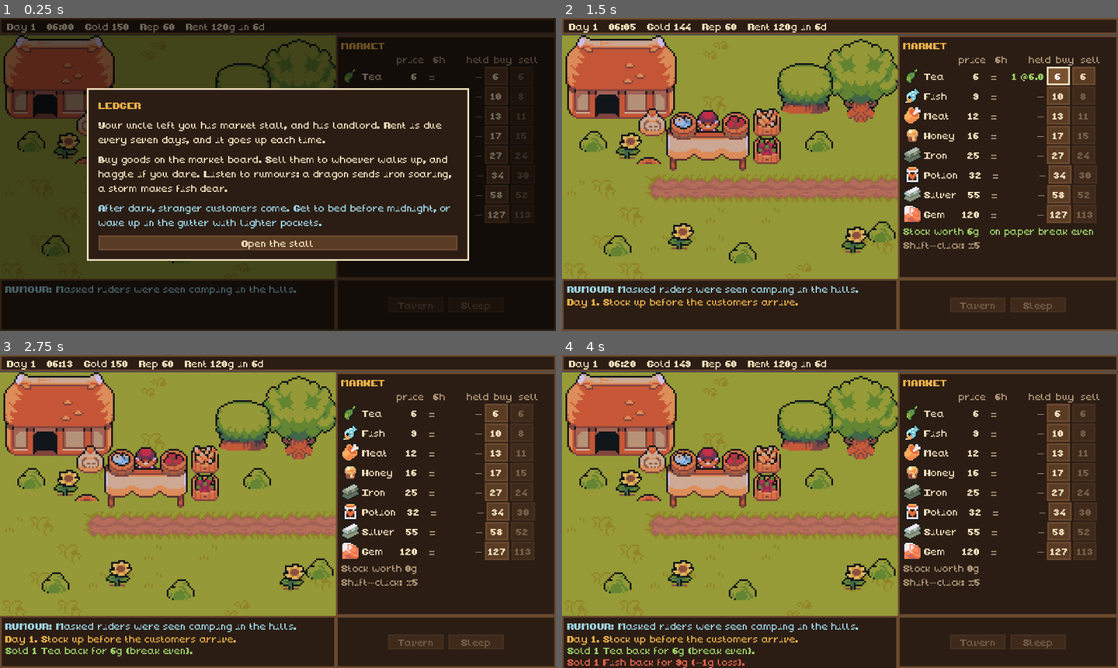
Above: before the commit, frames 1-4 (two rows, left to right).
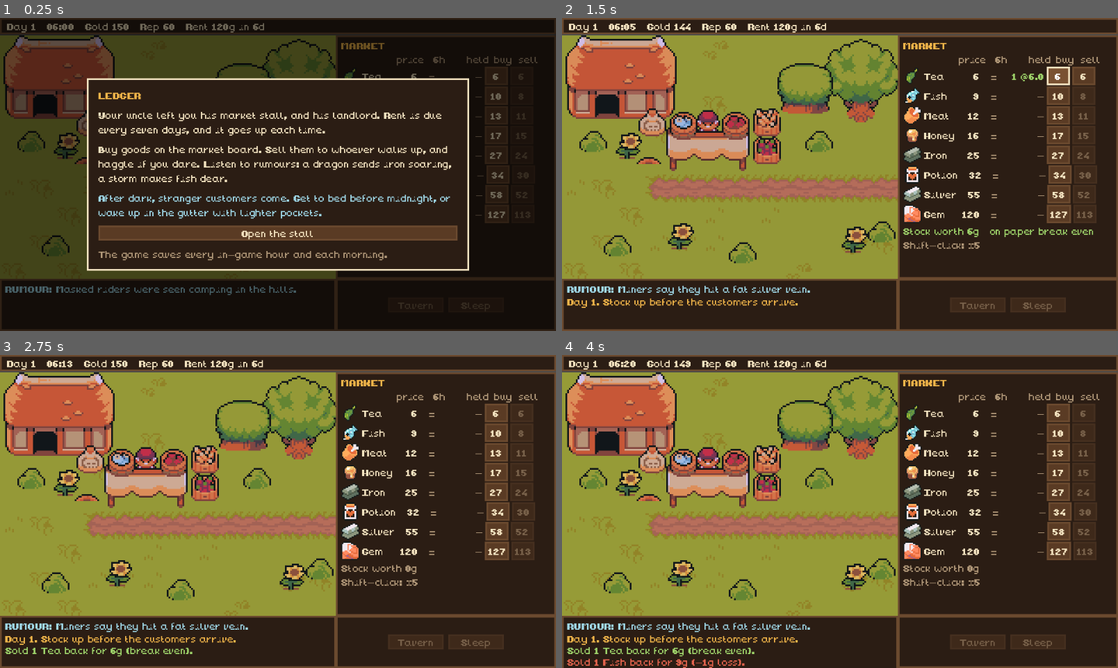
Above: after the commit, the same moments.

Repository: meegol/ledger
Game: Godot game, scene res://scenes/main.tscn
Two runs of this game, one before a commit and one after it. Both use one fixed random seed, a clock stepped at 60 frames per second and the inputs below.
Inputs:
- Up to frame 1 (0.25 s): no input
- Up to frame 2 (1.5 s): click "Open the stall" at 0.5 s; click "6" at 1.25 s
- Up to frame 3 (2.75 s): click "6" at 2 s
- Up to frame 4 (4 s): click "10" at 2.75 s; click "9" at 3.5 s

The runs differ from the first frame. In frame 1, 15% of the frame differs, in the area x 15-85%, y 19-81%; in frame 2, 0.4%; in frame 3, 0.4%; in frame 4, 0.4%.

Commit message:
feat: autosave and continue from the title screen

Diff:
--- a/scripts/core/game.gd
+++ b/scripts/core/game.gd
@@ -29,6 +29,7 @@
 const RANDOM_RAID_CHANCE := 0.07
 const MOB_REP := 30
 const PASS_OUT_LOSS := 0.25
+const SAVE_VERSION := 1
 
 var rng := RandomNumberGenerator.new()
 var market: Market
@@ -54,6 +55,8 @@
 var over := false
 
 var today := {} ## Running totals for the day summary.
+var autosave := false ## Set by the stall scene; tests leave it off.
+var save_path := "user://save.json"
 var _clock_accum := 0.0
 
 
@@ -130,6 +133,8 @@
 		mob_done_today = true
 		mob_arrived.emit()
 	hour_passed.emit(hour)
+	if autosave and running:
+		save_game()
 
 
 func clock_text() -> String:
@@ -545,3 +550,76 @@
 
 func days_to_rent() -> int:
 	return rent_day - day
+
+
+# --- Saving -------------------------------------------------------------------
+
+func has_save() -> bool:
+	return FileAccess.file_exists(save_path)
+
+
+func save_game() -> void:
+	var data := {
+		"v": SAVE_VERSION, "day": day, "minute": minute, "gold": gold, "ghost_gold": ghost_gold,
+		"rep": rep, "stock": stock, "avg_cost": avg_cost, "event_today": event_today,
+		"rumour_tomorrow": rumour_tomorrow, "raid_tonight": raid_tonight,
+		"wolf_friend": wolf_friend, "mob_done_today": mob_done_today,
+		"warned_today": warned_today, "rent": rent, "rent_day": rent_day, "today": today,
+		"price": market.price, "history": market.history,
+		# 64-bit states don't survive JSON numbers, so they travel as strings.
+		"rng": str(rng.state), "market_rng": str(market.rng.state),
+	}
+	var f := FileAccess.open(save_path, FileAccess.WRITE)
+	if f:
+		f.store_string(JSON.stringify(data))
+
+
+## Day and gold of the saved run, for the continue button. {} if none.
+func save_summary() -> Dictionary:
+	var data := _read_save()
+	return {} if data.is_empty() else {"day": int(data["day"]), "gold": int(data["gold"])}
+
+
+func load_game() -> bool:
+	var data := _read_save()
+	if data.is_empty():
+		return false
+	new_game()
+	day = int(data["day"])
+	minute = int(data["minute"])
+	gold = int(data["gold"])
+	ghost_gold = int(data["ghost_gold"])
+	rep = int(data["rep"])
+	for id in Goods.ids():
+		stock[id] = int(data["stock"].get(id, 0))
+		avg_cost[id] = float(data["avg_cost"].get(id, 0.0))
+		market.price[id] = float(data["price"].get(id, market.price[id]))
+		market.history[id] = data["history"].get(id, [market.price[id]])
+	event_today = data["event_today"]
+	market.event_id = event_today
+	rumour_tomorrow = data["rumour_tomorrow"]
+	raid_tonight = data["raid_tonight"]
+	wolf_friend = data["wolf_friend"]
+	mob_done_today = data["mob_done_today"]
+	warned_today = data["warned_today"]
+	rent = int(data["rent"])
+	rent_day = int(data["rent_day"])
+	today = data["today"]
+	rng.state = String(data["rng"]).to_int()
+	market.rng.state = String(data["market_rng"]).to_int()
+	changed.emit()
+	return true
+
+
+func delete_save() -> void:
+	if has_save():
+		DirAccess.remove_absolute(save_path)
+
+
+func _read_save() -> Dictionary:
+	if not has_save():
+		return {}
+	var parsed: Variant = JSON.parse_string(FileAccess.get_file_as_string(save_path))
+	if not parsed is Dictionary or parsed.get("v", 0) != SAVE_VERSION:
+		return {}
+	return parsed
--- a/scripts/main.gd
+++ b/scripts/main.gd
@@ -35,6 +35,7 @@
 
 func _ready() -> void:
 	_rng.randomize()
+	Game.autosave = true
 	add_child(sky)
 	town = Town.new()
 	town.position = Vector2(0, 30)
@@ -236,6 +237,10 @@
 		Game.wolf_friend = false
 		await _fade(true)
 	var report := Game.start_next_day(collapsed)
+	if Game.over:
+		Game.delete_save()
+	elif Game.autosave:
+		Game.save_game()
 	_show_report(report, night, raid_line)
 	await _fade(false)
 
@@ -526,10 +531,19 @@
 	v.add_child(Style.wrap("Your uncle left you his market stall, and his landlord. Rent is due every seven days, and it goes up each time."))
 	v.add_child(Style.wrap("Buy goods on the market board. Sell them to whoever walks up, and haggle if you dare. Listen to rumours: a dragon sends iron soaring, a storm makes fish dear."))
 	v.add_child(Style.wrap("After dark, stranger customers come. Get to bed before midnight, or wake up in the gutter with lighter pockets.", Style.GHOST))
-	v.add_child(Style.button("Open the stall", func():
+	var saved := Game.save_summary()
+	if not saved.is_empty():
+		v.add_child(Style.button("Continue: day %d, %dg" % [saved["day"], saved["gold"]], func():
+			holder.queue_free()
+			Game.load_game()
+			_say("Welcome back. Day %d, %s." % [Game.day, Game.clock_text()], "warn")
+			_start_day()))
+	v.add_child(Style.button("New game" if not saved.is_empty() else "Open the stall", func():
 		holder.queue_free()
+		Game.new_game()
 		_say("Day 1. Stock up before the customers arrive.", "warn")
 		_start_day()))
+	v.add_child(Style.label("The game saves every in-game hour and each morning.", Style.DIM))
 
 
 # --- Debug -------------------------------------------------------------------------
@@ -540,6 +554,7 @@
 	for a in OS.get_cmdline_user_args():
 		if a.begins_with("--ledger="):
 			jump = a.get_slice("=", 1)
+			Game.autosave = false # Don't let test jumps clobber a real save.
 	match jump:
 		"":
 			_show_intro()
--- a/tests/run_tests.gd
+++ b/tests/run_tests.gd
@@ -25,6 +25,7 @@
 		"test_raid_steals_capped_by_purse",
 		"test_customers_only_ask_for_stock",
 		"test_profit_and_average_helpers",
+		"test_save_round_trip",
 		"test_all_visitor_and_good_art_exists",
 	]:
 		call(t)
@@ -223,3 +224,35 @@
 	_check(is_equal_approx(g.avg_after_buying("iron"), (40.0 + ask) / 3.0), "average after buying one more")
 	_check(g.pl_text(12) == "+12g profit" and g.pl_text(-3) == "-3g loss" and g.pl_text(0.2) == "break even", "pl wording")
 	g.free()
+
+
+func test_save_round_trip() -> void:
+	var g := _game(5)
+	g.save_path = "user://test_save.json"
+	g.gold = 321
+	g.day = 9
+	g.minute = 14 * 60
+	g.stock["gem"] = 3
+	g.avg_cost["gem"] = 111.5
+	g.rep = 44
+	g.wolf_friend = true
+	g.rent = 168
+	g.rent_day = 14
+	g.market.price["gem"] = 150.25
+	g.rumour_tomorrow = "dragon"
+	g.save_game()
+	var next_roll: int = g.rng.randi()
+	var next_market_roll: int = g.market.rng.randi()
+	var h := _game(99)
+	h.save_path = g.save_path
+	_check(h.save_summary() == {"day": 9, "gold": 321}, "summary reads day and gold")
+	_check(h.load_game(), "load succeeds")
+	_check(h.gold == 321 and h.day == 9 and h.minute == 14 * 60 and h.rep == 44, "basic state restored")
+	_check(h.stock["gem"] == 3 and is_equal_approx(h.avg_cost["gem"], 111.5), "ledger restored")
+	_check(h.wolf_friend and h.rent == 168 and h.rent_day == 14 and h.rumour_tomorrow == "dragon", "flags restored")
+	_check(is_equal_approx(h.market.price["gem"], 150.25), "market prices restored")
+	_check(h.rng.randi() == next_roll and h.market.rng.randi() == next_market_roll, "random streams continue exactly")
+	h.delete_save()
+	_check(not h.has_save(), "delete removes the save")
+	g.free()
+	h.free()
Not shown, changed: README.md
